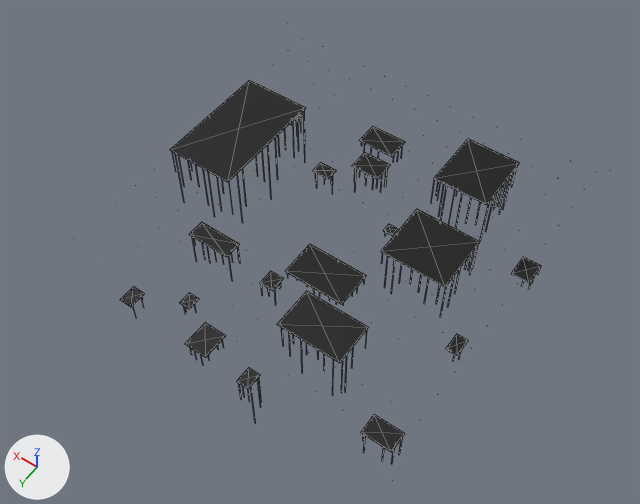
Before and after pictures for a commit that changed the glTF model netrun/assets/models/env/far_floor.glb.
Both versions are drawn from a 50 mm camera at (-8.6, 12.47, 17.41) aimed at (0.07, 0.34, -1.67). Arrows for +X, +Y and +Z are at lower left; the lights stay in place. The first picture is the older version. Mesh edges are drawn as thin lines on the coarser meshes.

Names of what the first picture shows: 'far_floor_streaks_hang', 'tiles' and 1 more.
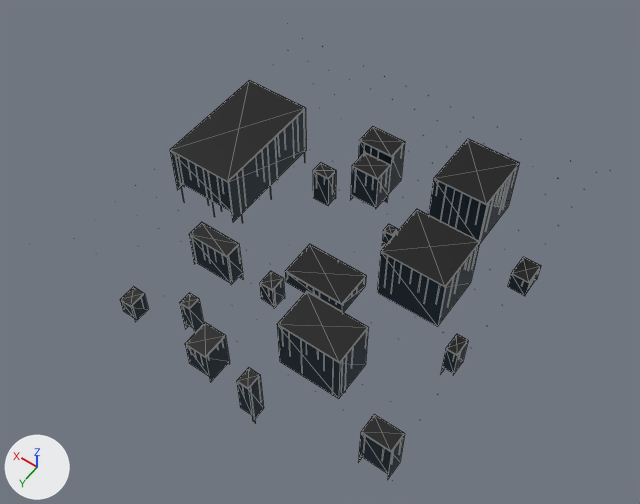
What differs and where, as boxes (x1, y1, x2, y2) in the pictures (640 x 504 px):
'far_floor_skirt', added: after (120, 109, 541, 479)

The change, as a list of edits to the scene's bpy script:
```text
Add mat_shell_soft:
    mat_shell_soft = bpy.data.materials.new('shell_soft')
    # nodes: BsdfPrincipled, Mix, OutputMaterial, VertexColor
    # colours: dark blue #192730, mixed with the vertex colours
Add me_far_floor_skirt:
    me_far_floor_skirt.from_pydata(...)  # 228 vertices, 152 faces; spans x -4.95..4.98, y -4.21..5.19, z -2.97..-0.03
    me_far_floor_skirt.materials.append(mat_shell_soft)
Add ob_far_floor_skirt:
    ob_far_floor_skirt = bpy.data.objects.new('far_floor_skirt', me_far_floor_skirt)
    ob_far_floor_skirt.location = (0.0, 0.0, 0.0)
```
